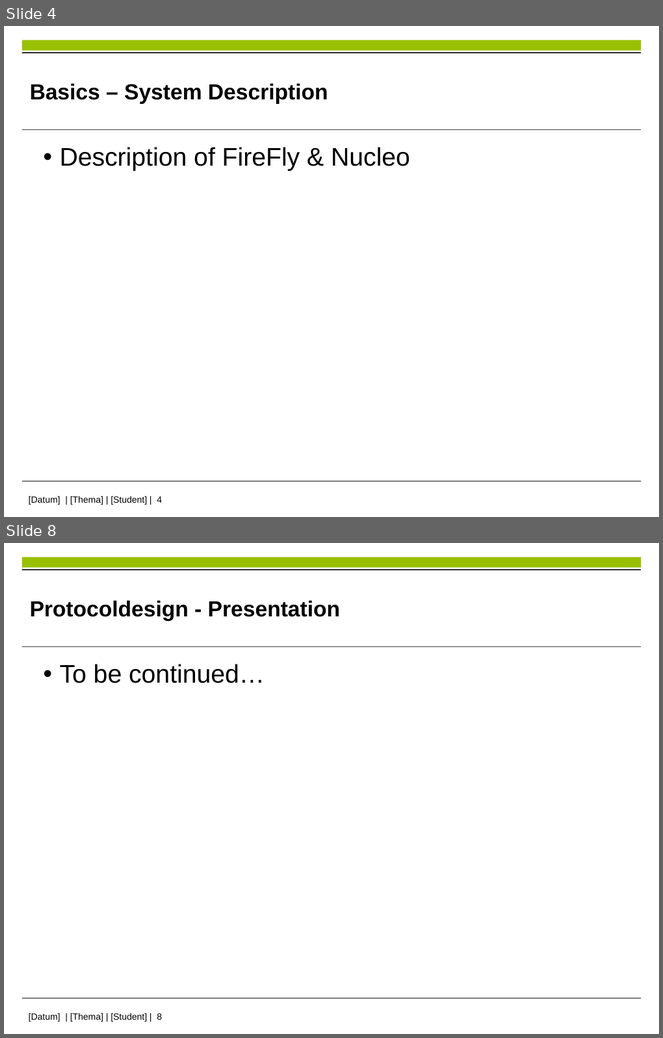
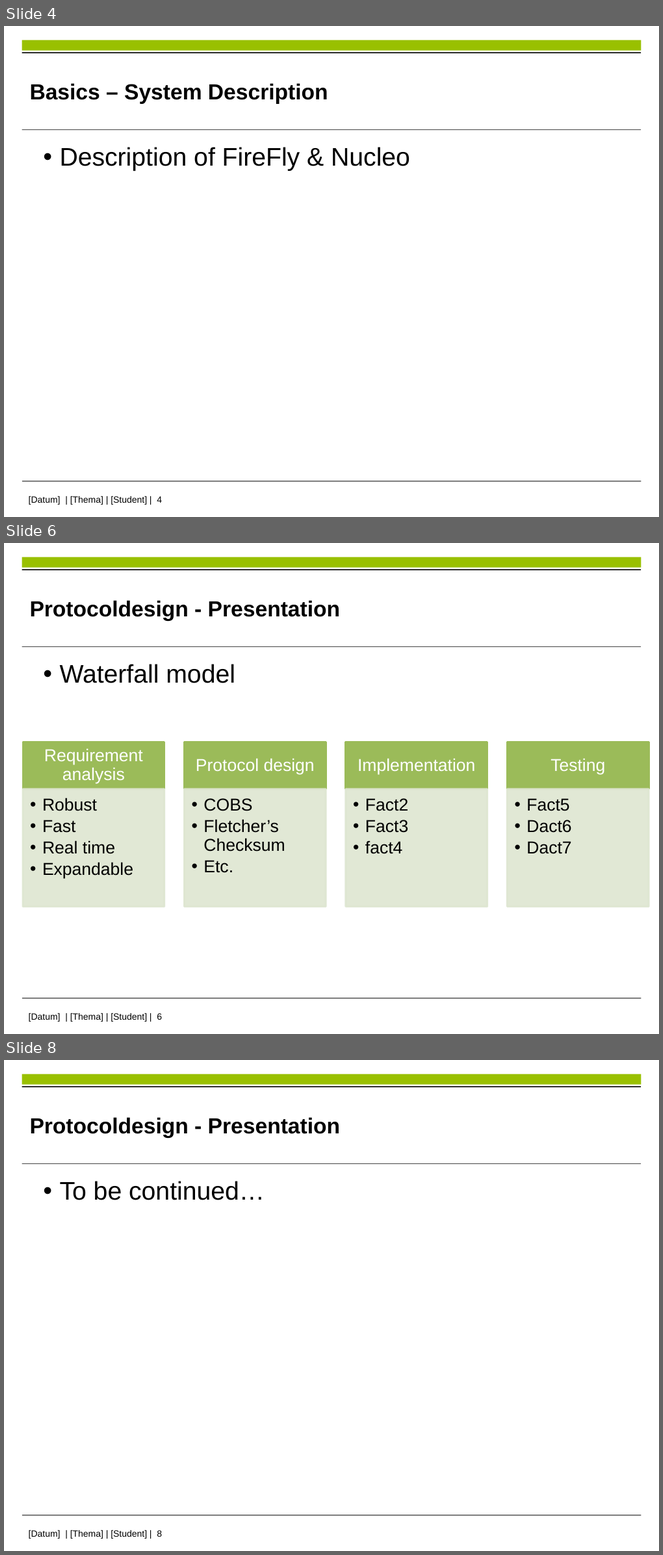
Before and after one commit to im-Kitsch/RMR_sensor_fusion, a slide deck: data/presentation/PS_presentation.pptx. Shown one above the other, each under a label of ours: slides 4 and 8 before the commit, slides 4, 6 and 8 after it; the slides between them are not shown. The pictures are 663x1038 and 663x1555 pixels, drawn with LibreOffice and Linux fonts; fonts in the diff are those of the drawing; background and template pictures are left out. Boxes give left, top, right and bottom in pixels: in the first picture for what was removed or moved away, otherwise in the second. Text is boxed around its words. In the diff, an @@ line names an element or a change of style, - is before the commit and + after.

```diff
--- a/data/presentation/PS_presentation.pptx
+++ b/data/presentation/PS_presentation.pptx
@@ slide 6 added at [4, 543, 659, 1034], background #FFFFFF; not listed: 5 template elements that a slide beside it also shows @@
@@ text added at [30, 600, 340, 621], 24 pt, text #000000, bold @@
+Protocoldesign - Presentation
@@ text added at [60, 664, 235, 683], 28 pt, text #000000 @@
+• Waterfall model
@@ group added at [23, 742, 649, 906]: 8 rectangles, 8 texts @@
+Requirement analysis
+  • Robust
+  • Fast
+  • Real time
+  • Expandable
+Protocol design
+  • COBS
+  • Fletcher’s Checksum
+  • Etc.
+Implementation
+  • Fact2
+  • Fact3
+  • fact4
+Testing
+  • Fact5
+  • Dact6
+  • Dact7
```
Also in this commit, not shown: 2 slides changed, 1 slide removed.
